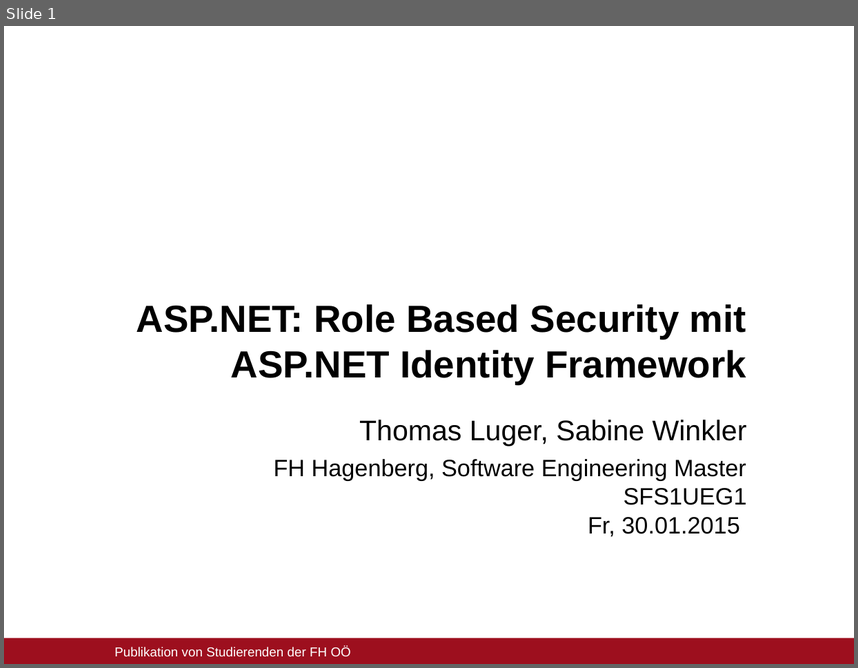
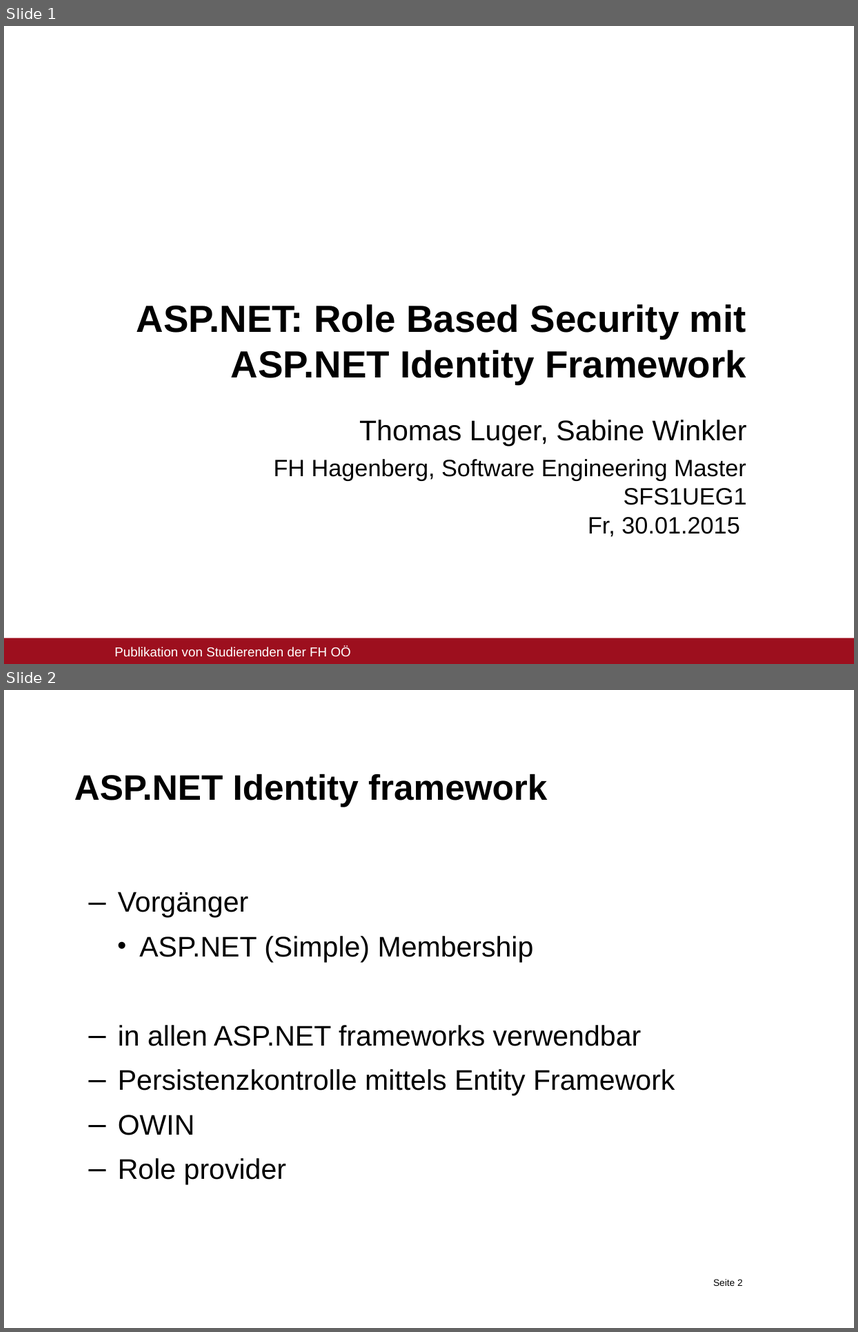
Before and after one commit to MseSfs/SfsProject, a slide deck: Dokumentation/ASP.NET- Role Based Security_S.Winkler_T.Luger.ppt. Shown one above the other, each under a label of ours: slide 1 before the commit, slides 1 and 2 after it. The pictures are 858x668 and 858x1332 pixels, drawn with LibreOffice and Linux fonts; fonts in the diff are those of the drawing; background and template pictures are left out. Boxes give left, top, right and bottom in pixels: in the first picture for what was removed or moved away, otherwise in the second. Text is boxed around its words. In the diff, an @@ line names an element or a change of style, - is before the commit and + after.

```diff
--- a/Dokumentation/ASP.NET- Role Based Security_S.Winkler_T.Luger.ppt
+++ b/Dokumentation/ASP.NET- Role Based Security_S.Winkler_T.Luger.ppt
@@ slide 2 added at box(4, 690, 854, 1328), background #FFFFFF @@
@@ title added at box(74, 773, 547, 807), 30 pt, text #000000, bold @@
+ASP.NET Identity framework
@@ text added at box(118, 891, 675, 1185), 24 pt, text #000000 @@
+  – Vorgänger
+    • ASP.NET (Simple) Membership
+  – in allen ASP.NET frameworks verwendbar
+  – Persistenzkontrolle mittels Entity Framework
+  – OWIN
+  – Role provider
@@ page number added at box(713, 1279, 743, 1285), 8 pt, text #000000 @@
+Seite 2
```
Also in this commit, not shown: 1 slide changed.
